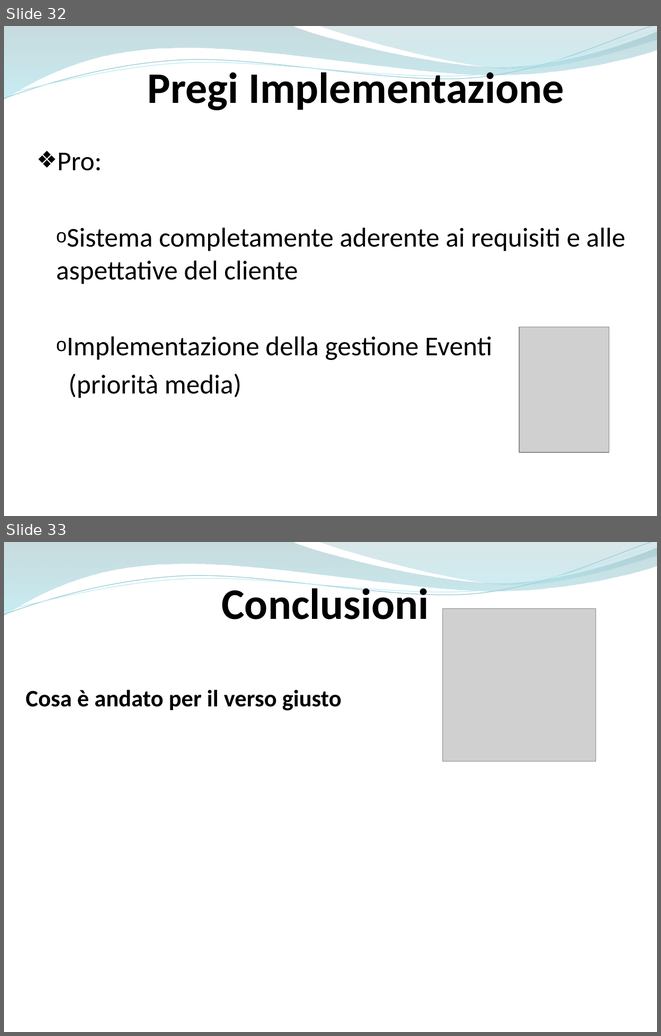
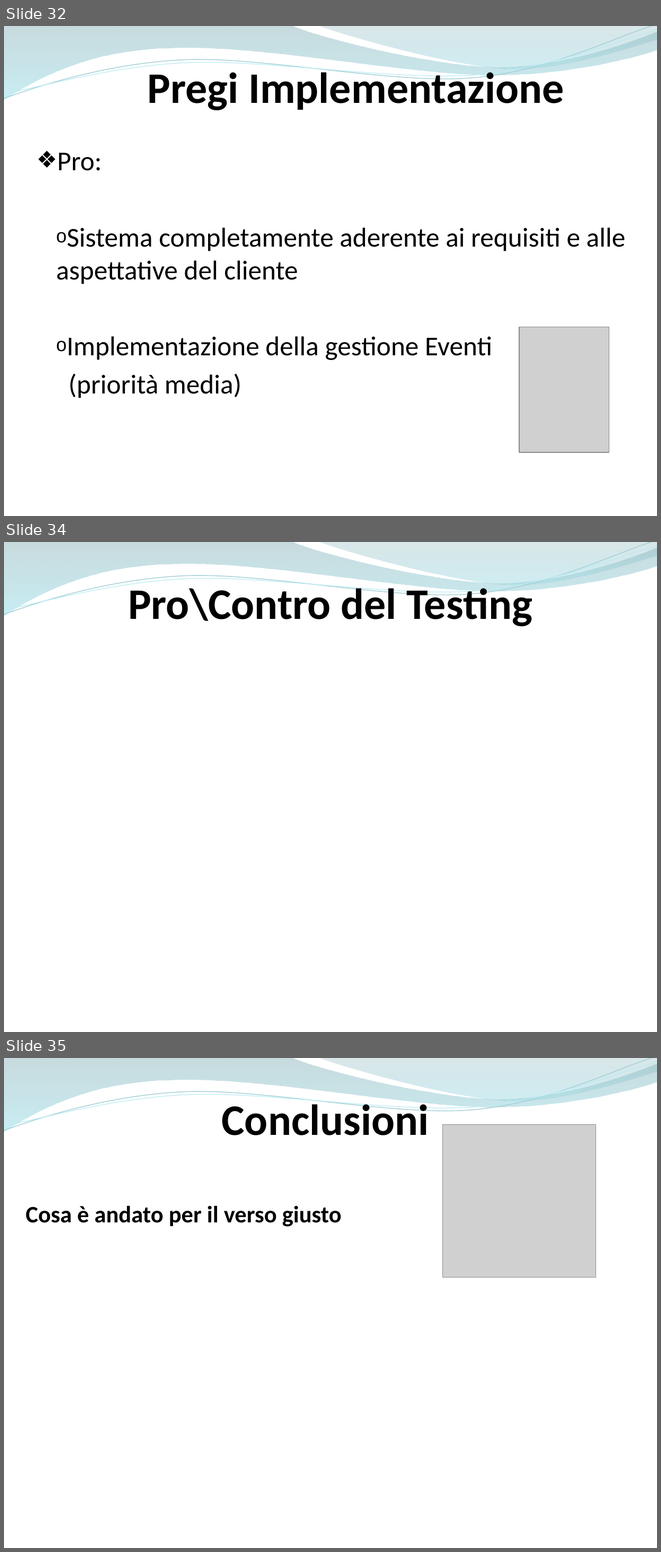
Before and after one commit to ammirate/at-silo, a slide deck: Presentazione/Atsilo3/Atsilo_H_PresentazioneFinale.pptx. Shown one above the other, each under a label of ours: slides 32 and 33 before the commit, slides 32, 34 and 35 after it; the slides between them are not shown. The pictures are 661x1036 and 661x1552 pixels, drawn with LibreOffice and Linux fonts; fonts in the diff are those of the drawing; grey boxes stand for pictures. Boxes give left, top, right and bottom in pixels: in the first picture for what was removed or moved away, otherwise in the second. Text is boxed around its words. In the diff, an @@ line names an element or a change of style, - is before the commit and + after.

```diff
--- a/Presentazione/Atsilo3/Atsilo_H_PresentazioneFinale.pptx
+++ b/Presentazione/Atsilo3/Atsilo_H_PresentazioneFinale.pptx
@@ slide 34 added at (x1=4, y1=542, x2=657, y2=1032), background #FFFFFF; not listed: 4 template elements that a slide beside it also shows @@
@@ text added at (x1=128, y1=583, x2=532, y2=626), 48 pt, text #000000, bold @@
+Pro\Contro del Testing
@@ what was slide 33 is now slide 35 @@
```
Also in this commit, not shown: 5 slides changed, 1 other slide added, 1 other file.
